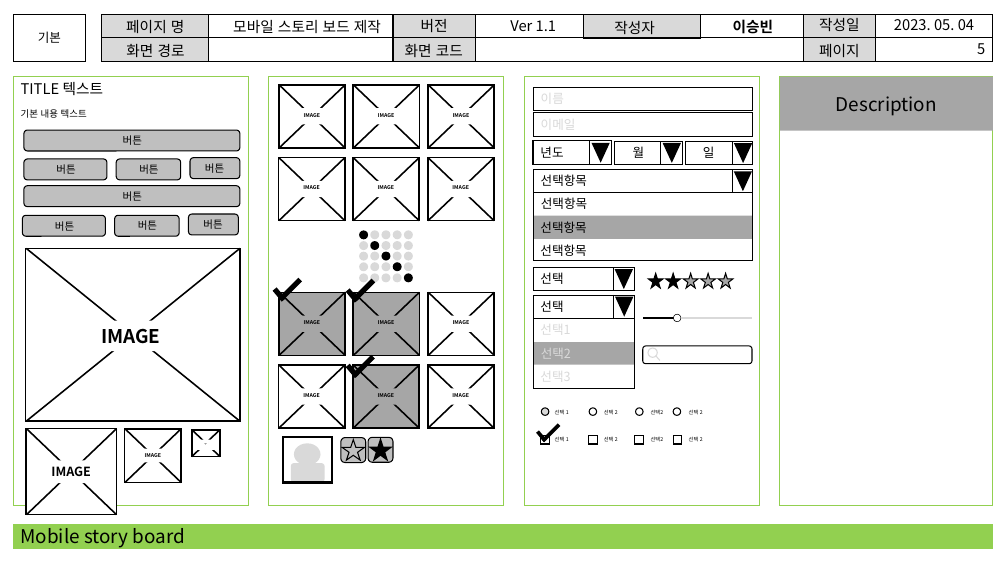
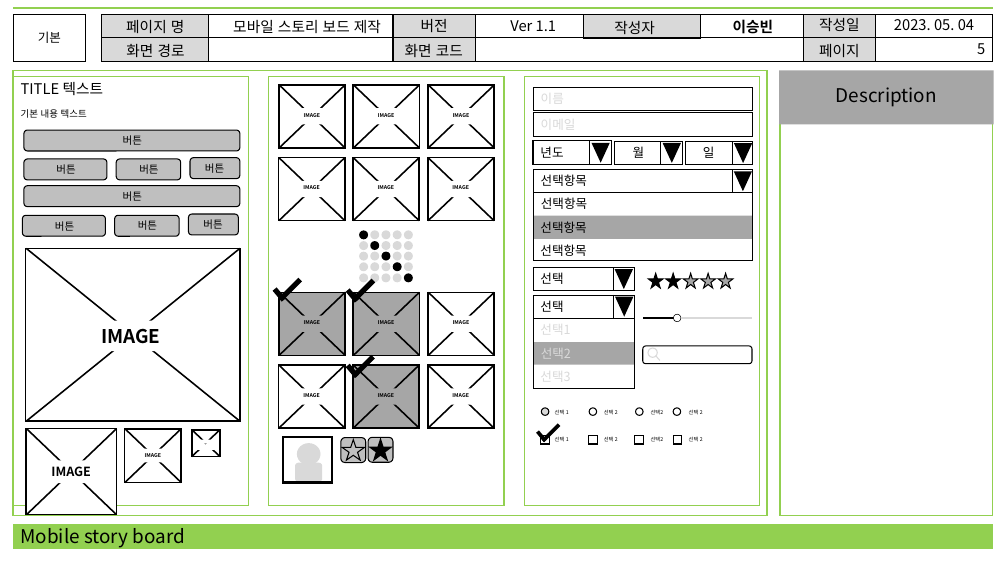
Before and after one commit to void1007/Dr.pepe, a slide deck: slide 1 of 20231004/디자인.pptx. Drawn at 1008x567 pixels with LibreOffice and Linux fonts; fonts in the diff are those of the drawing. Boxes give left, top, right and bottom in pixels: in the first picture for what was removed or moved away, otherwise in the second. Text is boxed around its words. In the diff, an @@ line names an element or a change of style, - is before the commit and + after.

```diff
--- a/20231004/디자인.pptx
+++ b/20231004/디자인.pptx
@@ line added from (13, 8) to (993, 8), #92D050 2 pt @@
@@ rectangle added at (13,71,767,516), outline #92D050 1.25 pt @@
@@ outline #92D050 1 pt to #92D050 1.25 pt in 3 elements at (268,76,504,506), (13,76,248,506), (780,76,994,516) @@
@@ text "Description": place and size @@
-text "Description" at (836,96,937,116)
+text "Description" at (836,87,937,107)
@@ rectangle: place and size @@
-rectangle at (780,76,994,130)
+rectangle at (780,70,994,124)
@@ rectangle: place and size @@
-rectangle at (780,76,994,506)
+rectangle at (780,76,994,516)
@@ rounded rectangle: place and size @@
-rounded rectangle at (291,464,325,482)
+rounded rectangle at (295,463,322,482)
```
Also in this commit, not shown: 6 other files.
